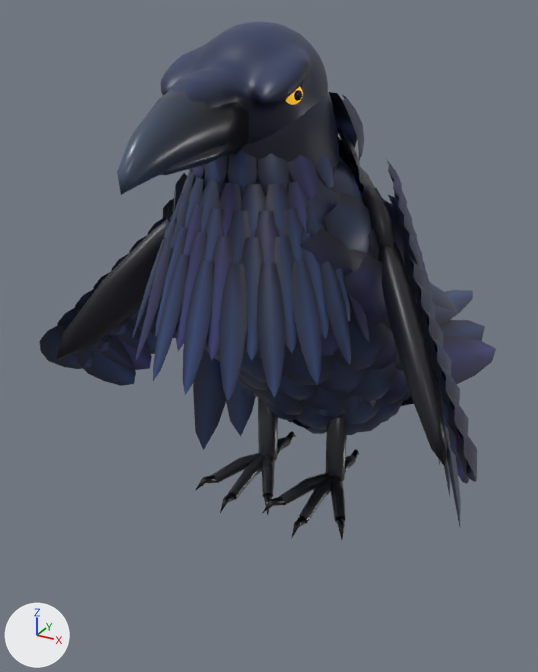
One commit to the glTF model app/tower/figuren/rabe.glb: the scene before it, then after it.
Both versions are drawn from a camera (50 mm lens) standing at (0.334, -0.687, 0.519) and looking at (-0.068, 0.044, 0.153). Arrows for +X, +Y and +Z are at lower left; the lights stay in place. The first picture is the older version. Where no turn or scale is listed for an object, it has been applied to the vertices. Vertices at exactly the same position are counted once.

Script lines for the objects in view, before the commit:
```python
me_rabe_arm_l_netz1 = bpy.data.meshes.new('rabe_arm_l_netz1')
me_rabe_arm_l_netz1.from_pydata(...)  # 340 vertices, 424 faces; spans x -0.012..0.148, y -0.137..0.1, z -0.249..0.004
me_rabe_arm_l_netz1.materials.append(mat_gefieder)
me_rabe_handoffen_l_netz1 = bpy.data.meshes.new('rabe_handoffen_l_netz1')
me_rabe_handoffen_l_netz1.from_pydata(...)  # 304 vertices, 342 faces; spans x -0.105..0.106, y 0.001..0.324, z -0.418..-0.018
me_rabe_handoffen_l_netz1.materials.append(mat_gefieder)
me_rabe_handoffen_r_netz1 = bpy.data.meshes.new('rabe_handoffen_r_netz1')
me_rabe_handoffen_r_netz1.from_pydata(...)  # 304 vertices, 342 faces; spans x -0.106..0.105, y 0.001..0.324, z -0.418..-0.018
me_rabe_handoffen_r_netz1.materials.append(mat_gefieder)
ob_rabe_arm_l_netz1 = bpy.data.objects.new('rabe_arm_l_netz1', me_rabe_arm_l_netz1)
ob_rabe_arm_l_netz1.location = (0.088, -0.035, 0.35)
ob_rabe_handoffen_l_netz1 = bpy.data.objects.new('rabe_handoffen_l_netz1', me_rabe_handoffen_l_netz1)
ob_rabe_handoffen_l_netz1.location = (0.078, 0.004, 0.362)
ob_rabe_handoffen_r_netz1 = bpy.data.objects.new('rabe_handoffen_r_netz1', me_rabe_handoffen_r_netz1)
ob_rabe_handoffen_r_netz1.location = (-0.078, 0.004, 0.362)
# also in view: 'rabe_bein_l_netz2' at (0.045, -0.017, 0.071); 'rabe_arm_r_netz1' at (-0.156, -0.053, 0.228); 'rabe_kopf_netz3' at (0.0, -0.219, 0.438); 'rabe_bein_r_netz2' at (-0.045, -0.017, 0.071); 'rabe_koerper_netz2' at (0.0, 0.02, 0.233)
```
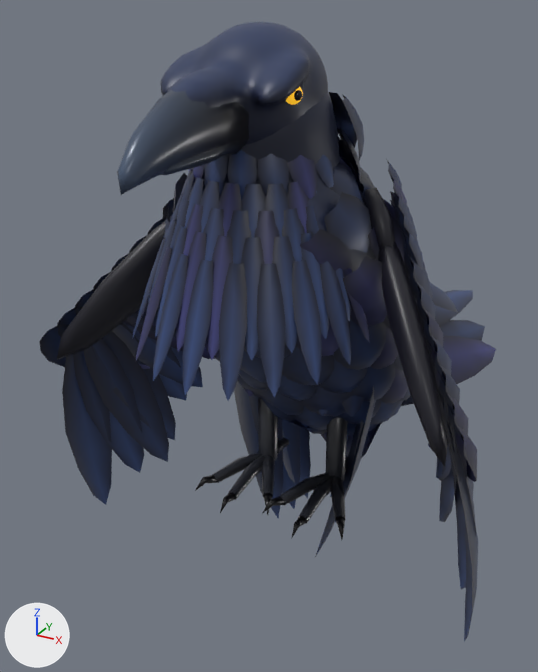
Changed parts and their boxes (x1, y1, x2, y2) in the pictures (538 x 672 px):
```json
{"object": "rabe_arm_r_netz2", "change": "added", "after": [62, 305, 215, 505], "on screen": "blue"}
{"object": "rabe_handoffen_r_netz1", "change": "reshaped", "before": [193, 347, 258, 450], "after": [234, 381, 348, 519]}
{"object": "rabe_arm_l_netz2", "change": "added", "after": [428, 341, 478, 641]}
{"object": "rabe_handoffen_l_netz1", "change": "reshaped", "before": [388, 195, 461, 526], "after": [315, 191, 416, 557], "on screen": "mostly hidden"}
{"part": 1, "of": "me_rabe_handoffen_l_netz1", "change": "rebuilt", "before": [444, 455, 451, 497], "after": [361, 423, 381, 458], "on screen": "mostly hidden"}
{"part": 2, "of": "me_rabe_handoffen_l_netz1", "change": "rebuilt", "before": [388, 195, 399, 219], "after": [390, 191, 399, 221], "on screen": "mostly hidden"}
{"part": 3, "of": "me_rabe_handoffen_l_netz1", "change": "built on", "before": [444, 424, 461, 526], "after": [315, 206, 416, 557]}
{"part": 4, "of": "me_rabe_handoffen_r_netz1", "change": "reshaped", "before": [193, 347, 256, 450], "after": [234, 381, 348, 519]}
```

Scene script edits in JSON lines:
```json
{"block": "me_rabe_handoffen_l_netz1", "where": "# used by ob_rabe_handoffen_l_netz1; location = (0.078, 0.004, 0.362)"}
{"op": "remove", "block": "me_rabe_handoffen_l_netz1", "code": "me_rabe_handoffen_l_netz1.from_pydata(...)  # 304 vertices, 342 faces; spans x -0.105..0.106, y 0.001..0.324, z -0.418..-0.018"}
{"op": "add", "block": "me_rabe_handoffen_l_netz1", "code": "me_rabe_handoffen_l_netz1.from_pydata(...)  # 512 vertices, 576 faces; spans x -0.112..0.034, y -0.04..0.278, z -0.454..-0.013"}
{"block": "me_rabe_handoffen_l_netz1", "change": "me_rabe_handoffen_l_netz1 part 1: the loose piece of 16 vertices spanning x -0.017..0.08, y 0.009..0.122, z -0.415..-0.035 is rebuilt with 16 vertices and now spans x -0.055..0.018, y 0.017..0.122, z -0.405..-0.045"}
{"block": "me_rabe_handoffen_l_netz1", "change": "me_rabe_handoffen_l_netz1 part 2: the loose piece of 16 vertices spanning x -0.005..0.043, y 0.006..0.062, z -0.153..-0.018 is rebuilt with 16 vertices and now spans x -0.002..0.031, y 0.004..0.056, z -0.176..-0.014"}
{"block": "me_rabe_handoffen_l_netz1", "change": "me_rabe_handoffen_l_netz1 part 3: 48 vertices removed from x -0.075..0.106, y 0.001..0.312, z -0.418..-0.024; 256 vertices added at x -0.087..0.034, y -0.04..0.165, z -0.454..-0.013"}
{"block": "me_rabe_handoffen_l_netz1", "change": "other edits to the shape of me_rabe_handoffen_l_netz1 do not show in these pictures"}
{"block": "me_rabe_handoffen_r_netz1", "where": "# used by ob_rabe_handoffen_r_netz1; location = (-0.078, 0.004, 0.362)"}
{"op": "remove", "block": "me_rabe_handoffen_r_netz1", "code": "me_rabe_handoffen_r_netz1.from_pydata(...)  # 304 vertices, 342 faces; spans x -0.106..0.105, y 0.001..0.324, z -0.418..-0.018"}
{"op": "add", "block": "me_rabe_handoffen_r_netz1", "code": "me_rabe_handoffen_r_netz1.from_pydata(...)  # 512 vertices, 576 faces; spans x -0.033..0.108, y -0.023..0.286, z -0.438..-0.014"}
{"block": "me_rabe_handoffen_r_netz1", "change": "me_rabe_handoffen_r_netz1 part 4: 1 vertex moved within x -0.022, y 0.076, z -0.147; 79 vertices removed from x -0.106..0.105, y 0.001..0.324, z -0.418..-0.024; 287 vertices added at x -0.033..0.096, y -0.023..0.222, z -0.438..-0.014"}
{"block": "me_rabe_handoffen_r_netz1", "change": "other edits to the shape of me_rabe_handoffen_r_netz1 do not show in these pictures"}
{"op": "add", "block": "me_rabe_arm_r_netz2", "code": ["me_rabe_arm_r_netz2 = bpy.data.meshes.new('rabe_arm_r_netz2')", "me_rabe_arm_r_netz2.from_pydata(...)  # 112 vertices, 126 faces; spans x -0.154..-0.037, y -0.114..0.07, z -0.419..-0.096", "me_rabe_arm_r_netz2.materials.append(mat_gefieder)"]}
{"op": "add", "block": "me_rabe_arm_l_netz2", "code": ["me_rabe_arm_l_netz2 = bpy.data.meshes.new('rabe_arm_l_netz2')", "me_rabe_arm_l_netz2.from_pydata(...)  # 112 vertices, 126 faces; spans x 0.042..0.152, y -0.114..0.068, z -0.43..-0.097", "me_rabe_arm_l_netz2.materials.append(mat_gefieder)"]}
{"op": "add", "block": "ob_rabe_arm_r_netz2", "code": ["ob_rabe_arm_r_netz2 = bpy.data.objects.new('rabe_arm_r_netz2', me_rabe_arm_r_netz2)", "ob_rabe_arm_r_netz2.location = (-0.088, -0.035, 0.35)"]}
{"op": "add", "block": "ob_rabe_arm_l_netz2", "code": ["ob_rabe_arm_l_netz2 = bpy.data.objects.new('rabe_arm_l_netz2', me_rabe_arm_l_netz2)", "ob_rabe_arm_l_netz2.location = (0.088, -0.035, 0.35)"]}
```
